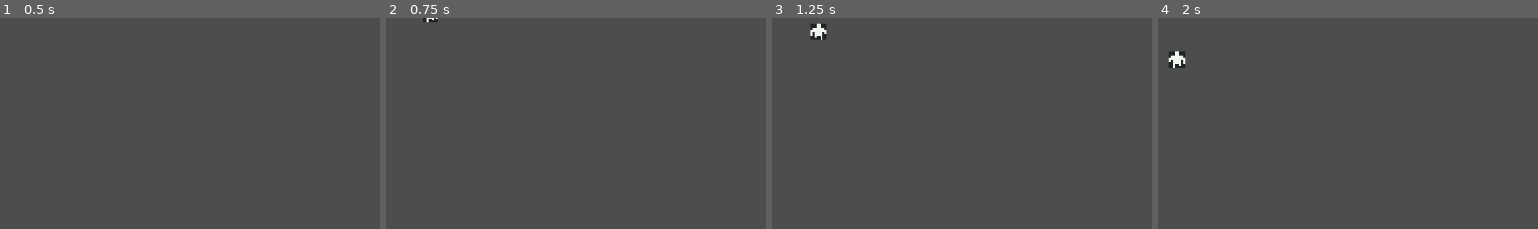
Above: before the commit, frames 1-4 (left to right).
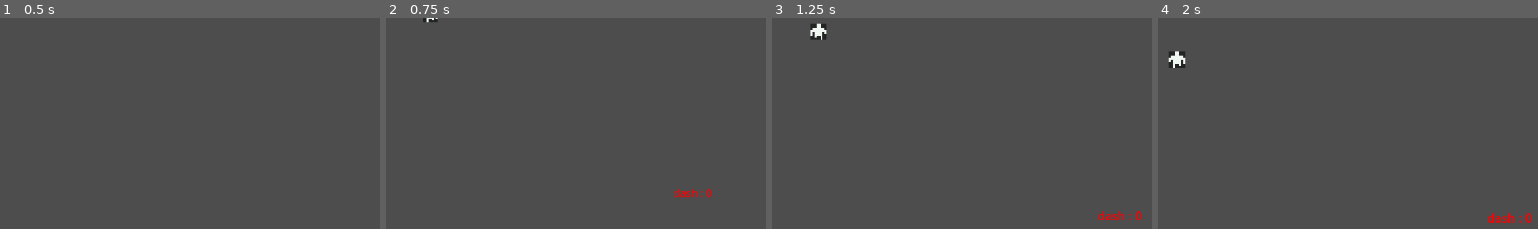
Above: after the commit, the same moments.

Repository: Moustakick/GameJam-Tension
Game: Godot game, scene res://scene/menu.tscn
The game is run twice, just before and just after one commit, with the same random seed, the same clock (stepped at 60 frames per second) and the same inputs.
Inputs (mouse positions are % of the whole screen's width and height, from its top left):
- Up to frame 1 (0.5 s): no input
- Up to frame 2 (0.75 s): move the mouse to (76, 48) at 0.52 s; hold D (right) from 0.53 s (still down); hold Shift (dash) from 0.53 s (still down)
- Up to frame 3 (1.25 s): keep holding D (right); keep holding Shift (dash)
- Up to frame 4 (2 s): move the mouse to (32, 59) at 1.27 s; release D (right) at 1.28 s; release Shift (dash) at 1.28 s; hold Down (down) from 1.28 s (still down); tap Space (attack_key) at 1.35 s; tap Shift (dash) at 1.55 s
The pictures show only the part of the screen within x 50-100%, y 50-100%; the shares and areas given below are measured in that part.

Frame 1 is identical in both runs. In frame 2, 0.2% of the frame differs, in the area x 75-86%, y 81-86%; in frame 3, 0.2%; in frame 4, 0.3%, in the area x 86-99%, y 92-98%.
Error before the commit: Invalid assignment of property or key 'text' with value of type 'String' on a base object of type 'null instance'. (res://scripts/player.gd:37)

Commit message:
menu fonctionnel mais pas bo

Diff:
--- a/scene/levels/menu_principal.tscn
+++ b/scene/levels/menu_principal.tscn
@@ -8,6 +8,9 @@
 
 [sub_resource type="RectangleShape2D" id="RectangleShape2D_o2v1o"]
 size = Vector2(454, 278)
+
+[sub_resource type="LabelSettings" id="LabelSettings_01kjl"]
+font_size = 10
 
 [node name="MenuPrincipal" type="Node2D"]
 script = ExtResource("1_bth3h")
@@ -30,6 +33,16 @@
 [node name="MenuEnemyLevel1" parent="." instance=ExtResource("5_1htdj")]
 position = Vector2(166, 134)
 
+[node name="Level1Label" type="Label" parent="MenuEnemyLevel1"]
+offset_left = -15.0
+offset_top = -19.0
+offset_right = 16.0
+offset_bottom = -2.0
+text = "level 1"
+label_settings = SubResource("LabelSettings_01kjl")
+horizontal_alignment = 1
+vertical_alignment = 1
+
 [node name="MenuEnemyLevel2" parent="." instance=ExtResource("5_1htdj")]
 position = Vector2(265, 90)
 
--- a/scene/player.tscn
+++ b/scene/player.tscn
@@ -68,6 +68,15 @@
 offset_bottom = -80.0
 text = "Test"
 
+[node name="DashLabel" type="Label" parent="AnchorCamera2D"]
+offset_left = 149.0
+offset_top = 85.0
+offset_right = 215.0
+offset_bottom = 111.0
+scale = Vector2(0.363378, 0.365693)
+text = "dash cpt"
+text_direction = 2
+
 [node name="AnchorDetector2D" parent="." instance=ExtResource("3_ucnoc")]
 
 [node name="PlayerShape" type="CollisionShape2D" parent="."]
Not shown: 1 places in scene/levels/menu_principal.tscn that only renumber resources
